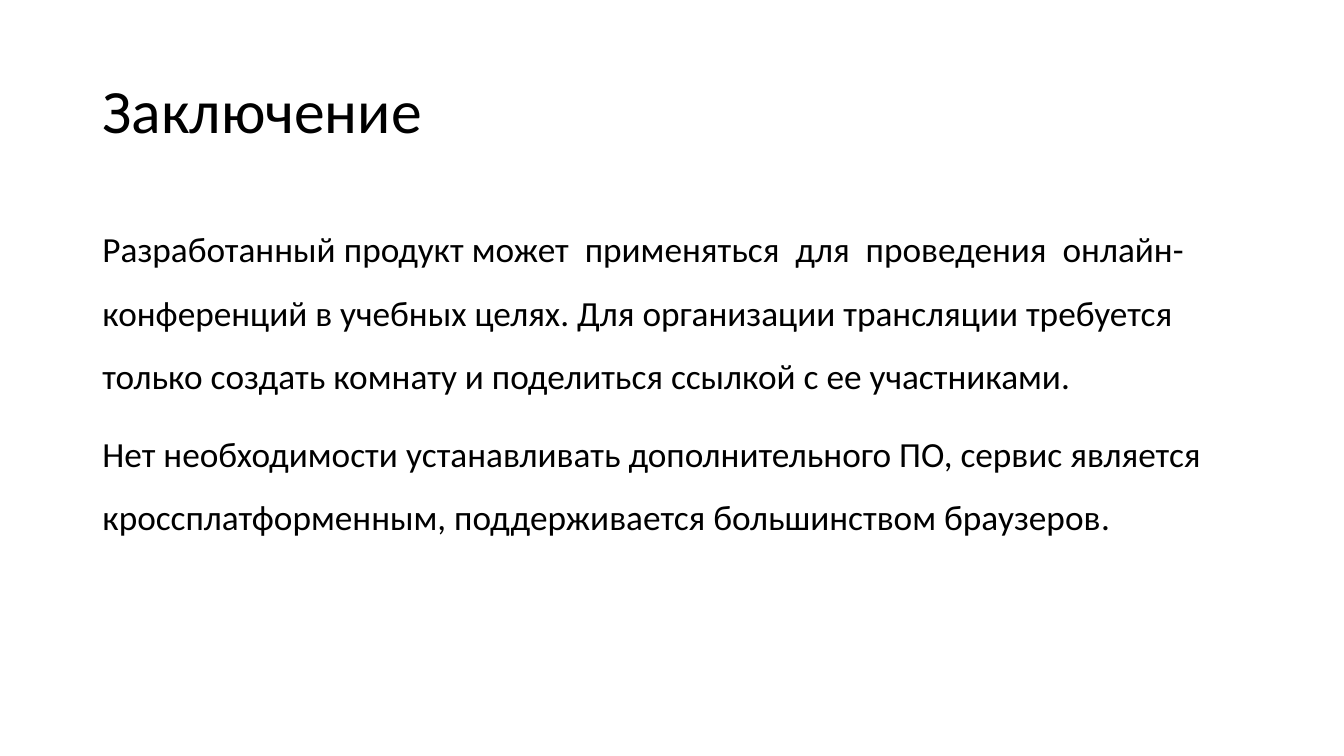
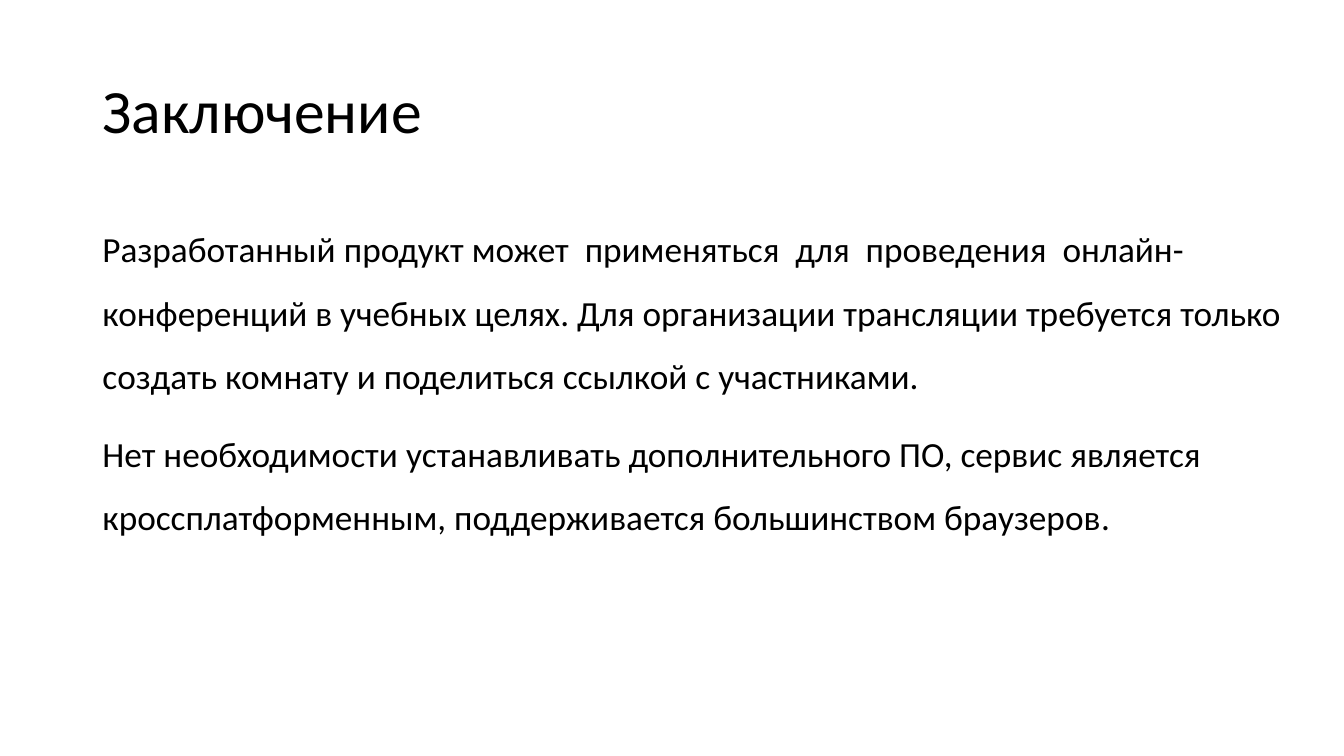
Before and after one commit to vladstarikov88/diploma, a slide deck: slide 21 of presentation.pptx (slide 22 before the commit). Drawn at 1344x756 pixels with LibreOffice and Linux fonts; fonts in the diff are those of the drawing. Boxes give left, top, right and bottom in pixels: in the first picture for what was removed or moved away, otherwise in the second. Text is boxed around its words. In the diff, an @@ line names an element or a change of style, - is before the commit and + after.

```diff
--- a/presentation.pptx
+++ b/presentation.pptx
@@ text at (102, 238, 1280, 395): text changed @@
-Разработанный продукт может применяться для проведения онлайн-конференций в учебных целях. Для организации трансляции требуется только создать комнату и поделиться ссылкой с ее участниками.
+Разработанный продукт может применяться для проведения онлайн-конференций в учебных целях. Для организации трансляции требуется только создать комнату и поделиться ссылкой с участниками.
```
Also in this commit, not shown: 6 other slides changed, 10 slides added, 10 slides removed, 4 other files.
